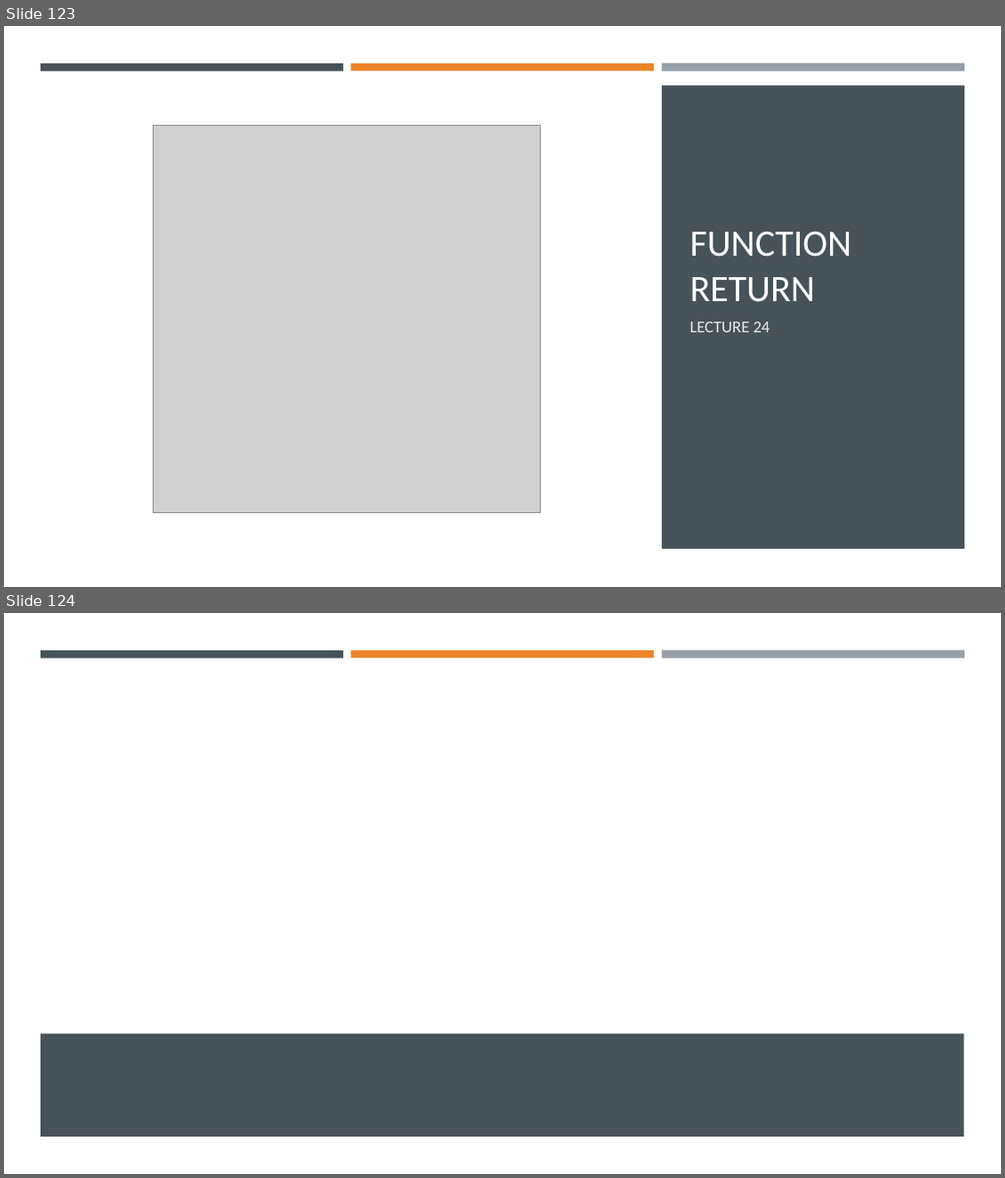
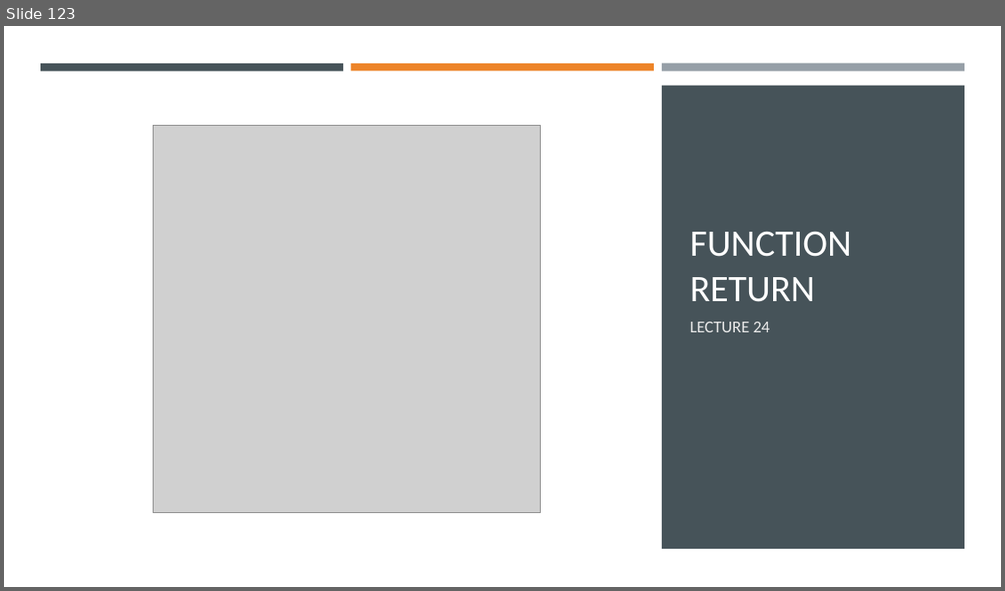
Before and after one commit to Ghost0396/iot, a slide deck: python/Python 3.pptx. Shown one above the other, each under a label of ours: slides 123 and 124 before the commit, slide 123 after it. The pictures are 1005x1178 and 1005x591 pixels, drawn with LibreOffice and Linux fonts; fonts in the diff are those of the drawing; grey boxes stand for pictures. Boxes give left, top, right and bottom in pixels: in the first picture for what was removed or moved away, otherwise in the second. Text is boxed around its words. In the diff, an @@ line names an element or a change of style, - is before the commit and + after.

```diff
--- a/python/Python 3.pptx
+++ b/python/Python 3.pptx
@@ slide 124 removed at [4, 613, 1001, 1174], background #FFFFFF @@
@@ rectangle removed at [40, 650, 343, 657] @@
@@ rectangle removed at [351, 650, 654, 657] @@
@@ rectangle removed at [662, 650, 964, 658] @@
@@ rectangle removed at [40, 1033, 964, 1136] @@
```
Also in this commit, not shown: 1 slide added, 3 other files.
